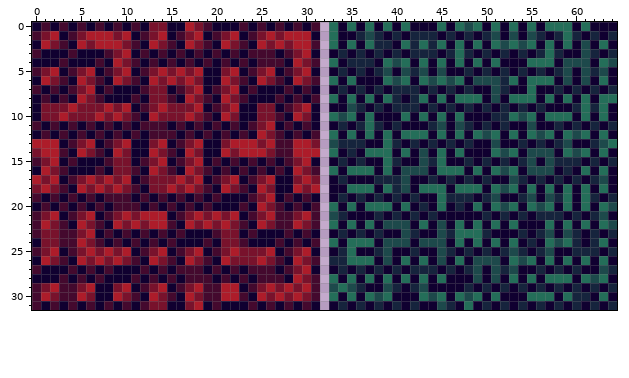
Two versions of one sprite sheet, DuoChroma/Assets/art/tiles.png. Above, as it was before the edit.
The file is 65x32 pixels.
Now the later version:
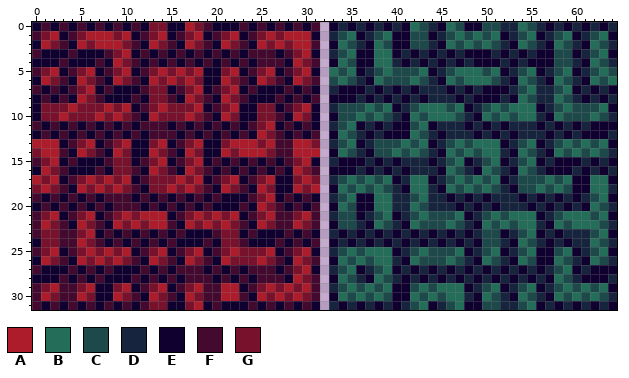
Palette (. is transparent): A #ad1c2a  B #246e59  C #1d494b  D #16243d  E #100030  F #44092e  G #78122c
Edits made:
Changed rows in their new state; - is an unchanged pixel.
first column x 33:
 0 EDEDEDEDEBCDEBCEECCDDBCDEDEDED-D
 1 DCBEDCBE-CCEDCBCBCB-DCBEDC-EDCBE
 2 EBCDEBC-ECC-EBCBCBCDEBCDEBCDEBCD
 3 DCBE-BBEDE-EDEDE-EDEDEDEECC-DCBE
 4 EBCEEB-DEDEDEDEDE-ED-DEEEC-DEBCD
 5 BCBEDCBC-CB-DCBBBCBEDCBEDCB-DCBC
 6 CBCD-BC-CBCDEBCBBB--EBCDEB-DEBCB
 7 DE-EDEDE-ED-DEDED-EEDC-DDCBEDEDE
 8 E-EDEDE---EDDDEDE-EDE-CDDBCDEDED
 9 DC-CBCBE-CBBBCBEDCBCBBBEDCBCCC--
10 E-CBCBCDEBCB-BCD-BCBCB-DE-CCCBCD
11 DCBEDEDE-CBEDDDEDEDEDDD-DEDEDE-E
12 EBCDEDE-E-CDEDDDEDEDEDDDEDEDE-ED
13 DCBEDCCCBCBEDCBCBBB-DCBEDCBCBCBE
14 EBCDECCBCB-DEBCBCB-DEB-DEBCBCBCD
15 DE-ED-DEDDDEDCBEDCBEDCB-DEEEDEDE
16 E-EDEDEDEDDDE-CDEBCDEB-DE-EDEDED
17 DCBCBCBEDBBEDCBCBCB-DCCCBCBE-BB-
18 -BC-CBC-EB-DEBC-CBCDECCBCBC-EB-D
19 DCBE-BB-DCBDDE-EDEDDDED-DED-DCBE
20 EBC-E--DDBCDDDEDEDEDDDEDEDEDEBCD
21 DCC-DCBEDCBCCCB-DCBCBBBE-CBBBCB-
22 ECCDEB-DEBCC-BCDEBCBCBBDEBCB-BCD
23 DEDEDED-DED-DEDEDCC-DCBED-D-DCBE
24 EDEDEDEDEDEDEDEDECCDEBCDEDE-DBCD
25 DC-CBBB-DCBC-CBEDCBEDCBEECBE-CBE
26 EBC-CBBDEBCC-BCDEB-DEBC-EBCDEBCD
27 DCBEDCBEDE-EDEDED-DED-DEDCBED-EE
28 EBCDEBCDEDEDED-DEDEDEDEDE-CDEEED
29 DCBCBCBE-CBCBBBEDCBEDCBEDCBCBCBE
30 EBCBCBC--BCBCB-DEBCD-BCDEBCBCBCD
31 DEDEDEDEDCB-DCBE-CC-DCBEDEDEDEDE
Changed places in both pictures, as pixel boxes (x1, y1, x2, y2):
changed: (329, 22, 617, 310)
